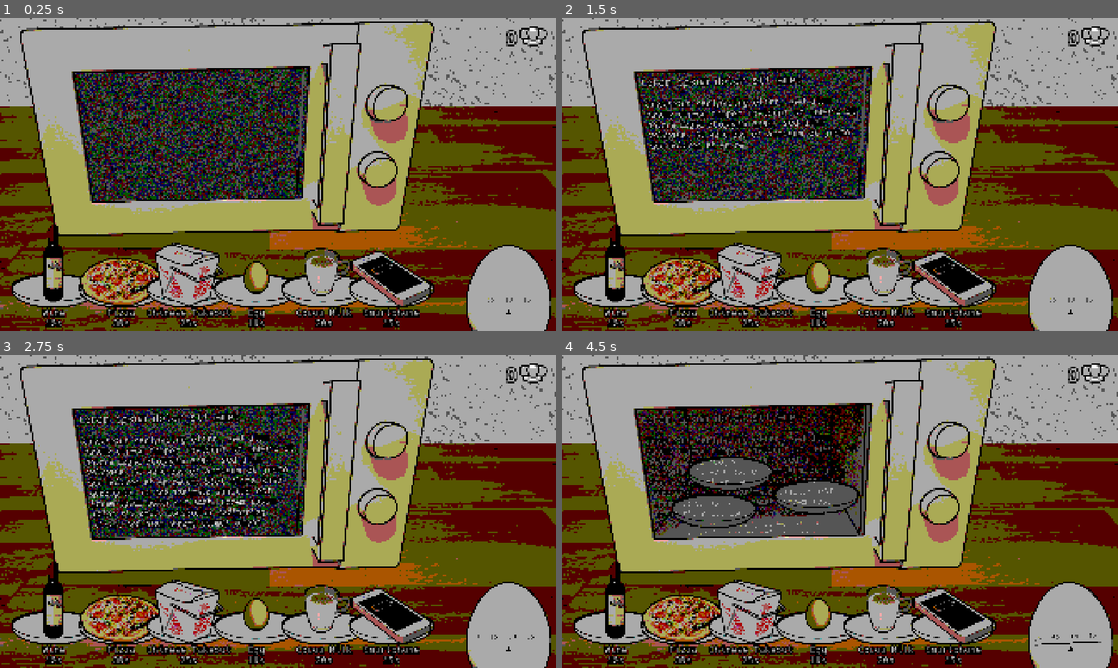
Above: before the commit, frames 1-4 (two rows, left to right).
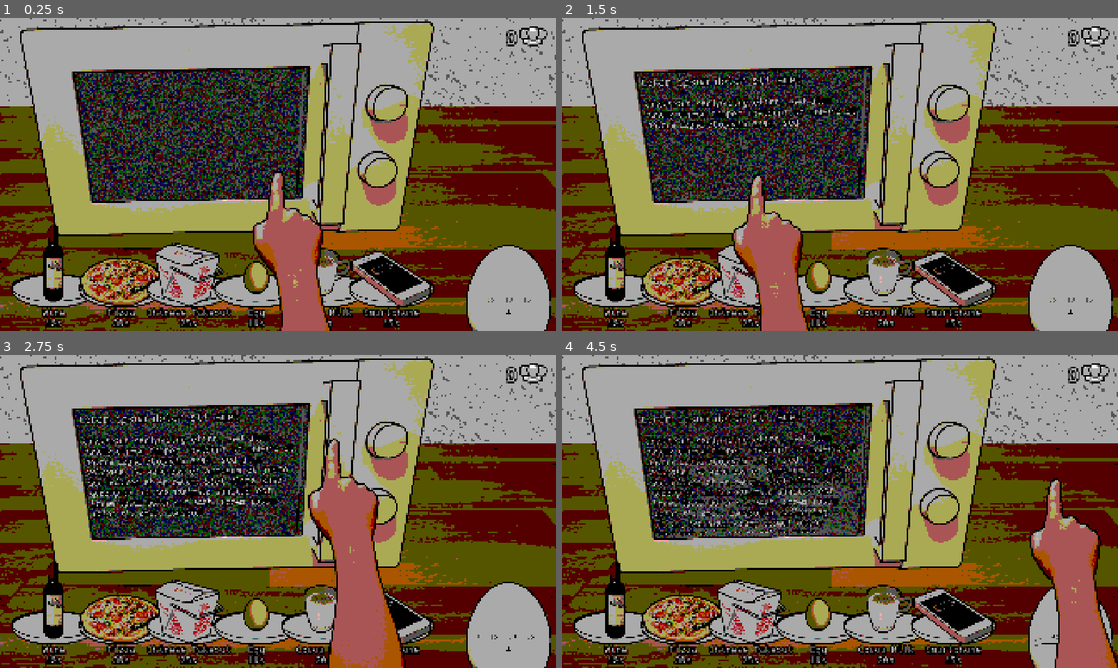
Above: after the commit, the same moments.

Repository: AnJ95/gmtk-2026
Game: Godot game, scene res://main/Main.tscn
The game is run twice, just before and just after one commit, with the same random seed, the same clock (stepped at 60 frames per second) and the same inputs.
Inputs (mouse positions are in pixels of both pictures, inside the frame that each line leads up to):
- Up to frame 1 (0.25 s): no input
- Up to frame 2 (1.5 s): drag from (756, 130) to (617, 290) at 0.52 s; drag from (728, 190) to (817, 155) at 1.27 s
- Up to frame 3 (2.75 s): move the mouse to (333, 442) at 2.02 s; click (333, 442) at 2.17 s
- Up to frame 4 (4.5 s): drag from (812, 574) to (723, 511) at 2.77 s; move the mouse to (1006, 558) at 3.52 s; click (1006, 558) at 3.67 s; click "Start Level" at 4.25 s

The runs differ from the first frame. In frame 1, 3.7% of the frame differs, in the area x 45-60%, y 48-100%; in frame 2, 4.5%; in frame 3, 6.9%; in frame 4, 12%, in the area x 13-100%, y 16-100%.

Commit message:
Add cursor

Diff:
--- a/drag-and-drop/DragManager.gd
+++ b/drag-and-drop/DragManager.gd
@@ -1,5 +1,8 @@
 extends Node2D
 class_name DragManager
+
+signal drag_start()
+signal drag_end()
 
 @export var draggable_mask: int = 1 << 4
 @export var is_active := true : set = _set_is_active
@@ -13,11 +16,13 @@
 			if active_draggable:
 				active_draggable.drag_start()
 				get_viewport().set_input_as_handled()
+				drag_start.emit()
 		else:
 			if active_draggable:
 				active_draggable.drag_end()
 				active_draggable = null
 				get_viewport().set_input_as_handled()
+				drag_end.emit()
 
 func pick_top_draggable(pos: Vector2) -> Draggable:
 	var space := get_world_2d().direct_space_state
--- a/main/Main.tscn
+++ b/main/Main.tscn
@@ -12,6 +12,9 @@
 [ext_resource type="FontFile" uid="uid://dnh0cy5qlqsi7" path="res://timer/Hack-Regular.ttf" id="10_7a1mn"]
 [ext_resource type="Texture2D" uid="uid://cuwc8gjy0mw1p" path="res://ui/point/assets/point_100.png" id="11_m4geg"]
 [ext_resource type="PackedScene" uid="uid://dff22pedg3npl" path="res://ui/HidingButton.tscn" id="12_50616"]
+[ext_resource type="Script" uid="uid://dr06eukf3uaje" path="res://ui/cursor/cursor.gd" id="13_jjrvb"]
+[ext_resource type="Texture2D" uid="uid://cnosc3goui3pf" path="res://ui/cursor/cursor_dragging.png" id="14_4w566"]
+[ext_resource type="Texture2D" uid="uid://d23uimgw1vspe" path="res://ui/cursor/cursor_pointer.png" id="14_jjrvb"]
 
 [sub_resource type="ShaderMaterial" id="ShaderMaterial_4mnyk"]
 shader = ExtResource("5_tv7ag")
@@ -186,12 +189,25 @@
 show_position = Vector2(1573, 400)
 hide_position = Vector2(2100, 400)
 
+[node name="Cursor" type="Node2D" parent="." unique_id=1326504499]
+script = ExtResource("13_jjrvb")
+
+[node name="CursorDragging" type="Sprite2D" parent="Cursor" unique_id=506071971]
+position = Vector2(46, 494)
+texture = ExtResource("14_4w566")
+
+[node name="CursorPoint" type="Sprite2D" parent="Cursor" unique_id=627302431]
+position = Vector2(109, 561)
+texture = ExtResource("14_jjrvb")
+
 [connection signal="rating_end" from="Shelf" to="." method="_on_shelf_rating_end"]
 [connection signal="level_end" from="Timer" to="." method="_on_timer_level_end"]
 [connection signal="level_end" from="Timer" to="Microwave" method="_on_timer_level_end"]
 [connection signal="level_end" from="Timer" to="Shelf" method="_on_timer_level_end"]
 [connection signal="level_end" from="Timer" to="LevelManager" method="_on_timer_level_end"]
 [connection signal="level_prepared" from="Timer" to="." method="_on_timer_level_prepared"]
+[connection signal="drag_end" from="DragManager" to="Cursor" method="_on_drag_manager_drag_end"]
+[connection signal="drag_start" from="DragManager" to="Cursor" method="_on_drag_manager_drag_start"]
 [connection signal="level_prepare" from="LevelManager" to="." method="_on_level_manager_level_prepare"]
 [connection signal="level_prepare" from="LevelManager" to="Microwave" method="_on_level_manager_level_prepare"]
 [connection signal="level_prepare" from="LevelManager" to="Shelf" method="_on_level_manager_level_prepare"]
--- a/microwave/screen.gd
+++ b/microwave/screen.gd
@@ -22,11 +22,11 @@
 	label.visible_characters = 0
 	var tween = create_tween()
 	tween.set_trans(Tween.TRANS_QUAD).set_ease(Tween.EASE_OUT)
-	tween.tween_property(self, "modulate:a", 1, 0.35)
+	tween.tween_property(self, "modulate:a", 1, 0.75)
 	var char_count = label.get_total_character_count()
 	tween.tween_property(label, "visible_characters", char_count, TIME_PER_CHARACTER * char_count)
 
 func hide_text():
 	var tween = create_tween()
 	tween.set_trans(Tween.TRANS_QUAD).set_ease(Tween.EASE_OUT)
-	tween.tween_property(self, "modulate:a", 0, 0.35)
+	tween.tween_property(self, "modulate:a", 0, 0.75)
--- /dev/null
+++ b/ui/cursor/cursor.gd
@@ -0,0 +1,20 @@
+extends Node2D
+
+func _ready() -> void:
+	set_dragging(false)
+	Input.mouse_mode = Input.MOUSE_MODE_HIDDEN
+
+func _process(delta: float) -> void:
+	var mouse_pos = get_viewport().get_mouse_position()
+	global_position.x = clamp(mouse_pos.x, 0, get_viewport_rect().size.x)
+	global_position.y = clamp(mouse_pos.y, 0, get_viewport_rect().size.y)
+
+func set_dragging(dragging: bool):
+	$CursorPoint.visible = !dragging
+	$CursorDragging.visible = dragging
+
+func _on_drag_manager_drag_start() -> void:
+	set_dragging(true)
+
+func _on_drag_manager_drag_end() -> void:
+	set_dragging(false)
Not shown, added: ui/cursor/cursor.gd.uid
Binary file added: ui/cursor/cursor_dragging.png
Not shown, added: ui/cursor/cursor_dragging.png.import
Binary file added: ui/cursor/cursor_pointer.png
Not shown, added: ui/cursor/cursor_pointer.png.import
Not shown, changed: README.md
